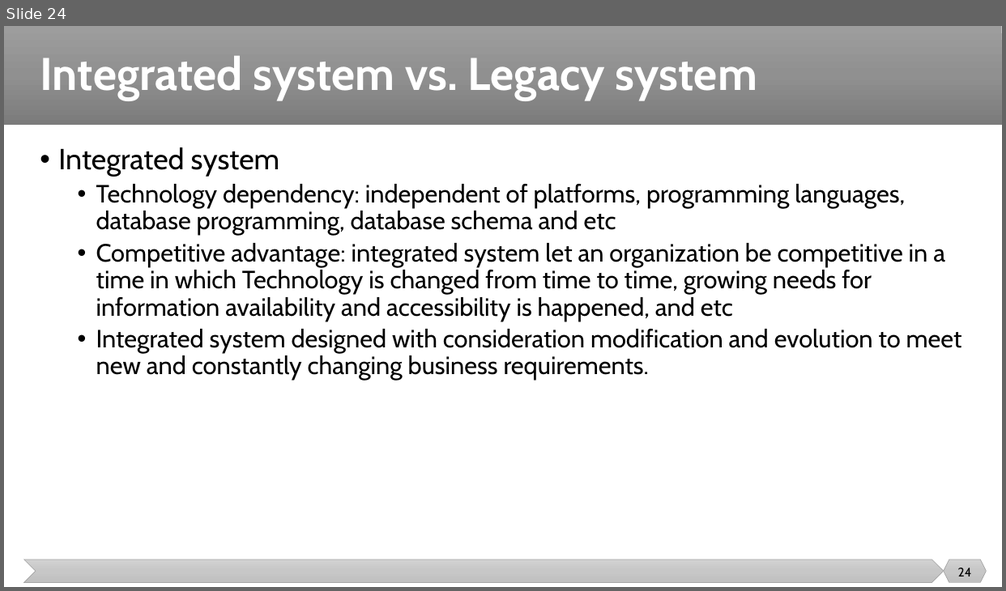
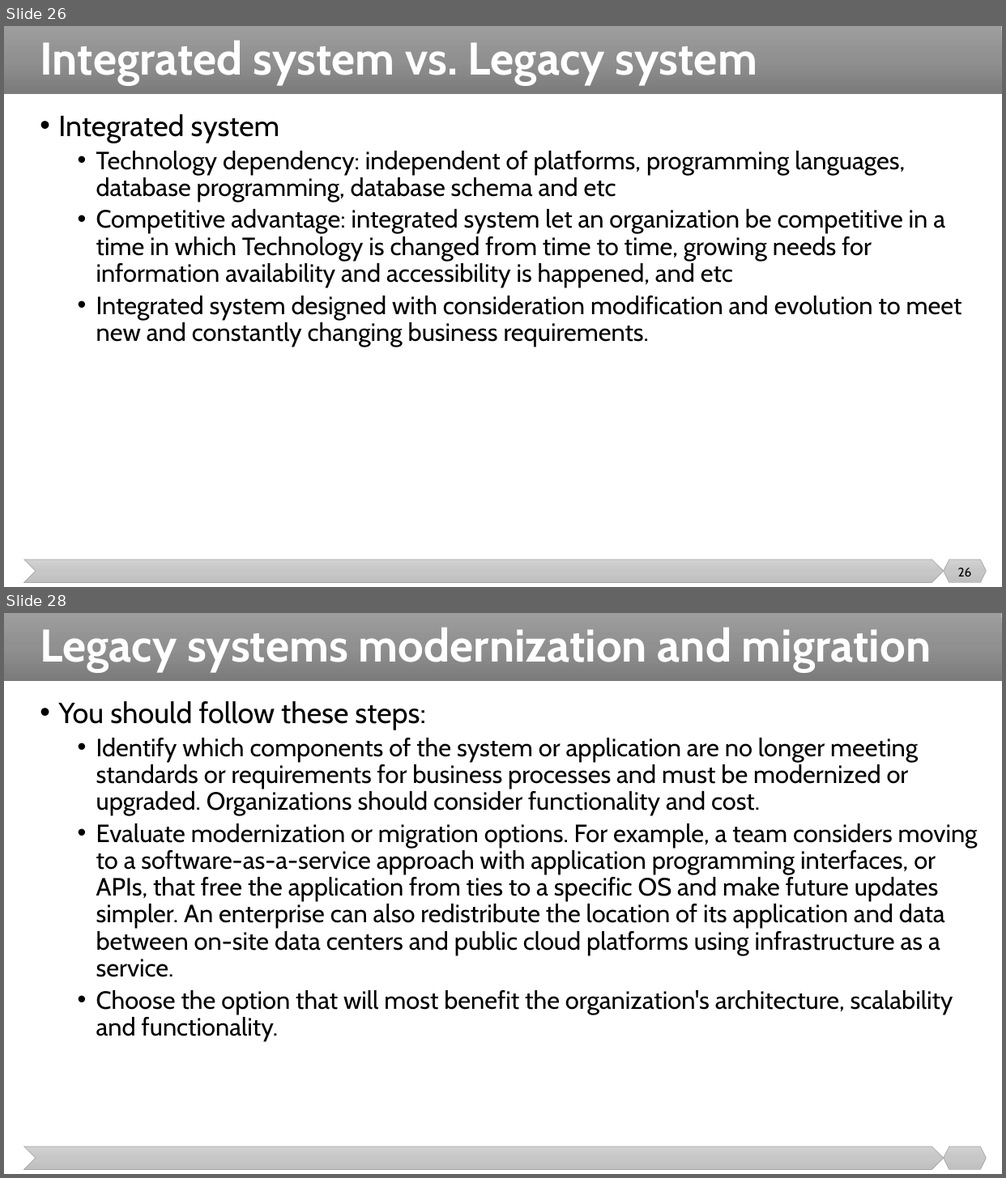
Before and after one commit to malenezi/malenezi, a slide deck: SE495/Lectures/1-Introduction/Introduction.pptx. Shown one above the other, each under a label of ours: slide 24 before the commit, slides 26 and 28 after it; the slides between them are not shown. The pictures are 1006x591 and 1006x1178 pixels, drawn with LibreOffice and Linux fonts; fonts in the diff are those of the drawing. Boxes give left, top, right and bottom in pixels: in the first picture for what was removed or moved away, otherwise in the second. Text is boxed around its words. In the diff, an @@ line names an element or a change of style, - is before the commit and + after.

```diff
--- a/SE495/Lectures/1-Introduction/Introduction.pptx
+++ b/SE495/Lectures/1-Introduction/Introduction.pptx
@@ slide 28 added at (4,613,1002,1174), background #FFFFFF; not listed: 3 template elements that a slide beside it also shows @@
@@ title added at (40,628,931,672), 44 pt, text #FFFFFF, bold @@
+Legacy systems modernization and migration
@@ text added at (58,701,978,1041), 24 pt, text #000000 @@
+• You should follow these steps:
+  • Identify which components of the system or application are no longer meeting standards or requirements for business processes and must be modernized or upgraded. Organizations should consider functionality and cost.
+  • Evaluate modernization or migration options. For example, a team considers moving to a software-as-a-service approach with application programming interfaces, or APIs, that free the application from ties to a specific OS and make future updates simpler. An enterprise can also redistribute the location of its application and data between on-site data centers and public cloud platforms using infrastructure as a service.
+  • Choose the option that will most benefit the organization's architecture, scalability and functionality.
@@ what was slide 24 is now slide 26 @@
@@ slide 26 changed as well @@
@@ rectangle: place and size @@
-rectangle at (4,26,1002,125)
+rectangle at (4,26,1002,94)
@@ title "Integrated system vs. Legacy system": place and size @@
-title "Integrated system vs. Legacy system" at (40,56,757,101)
+title "Integrated system vs. Legacy system" at (40,41,757,85)
@@ text "Integrated system": place and size @@
-text "Integrated system" at (58,148,962,380)
+text "Integrated system" at (58,114,962,347)
@@ page number at (958,568,972,577): text changed @@
-24
+26
```
Also in this commit, not shown: 30 other slides changed, 17 other slides added, 6 slides removed, 11 other files.
